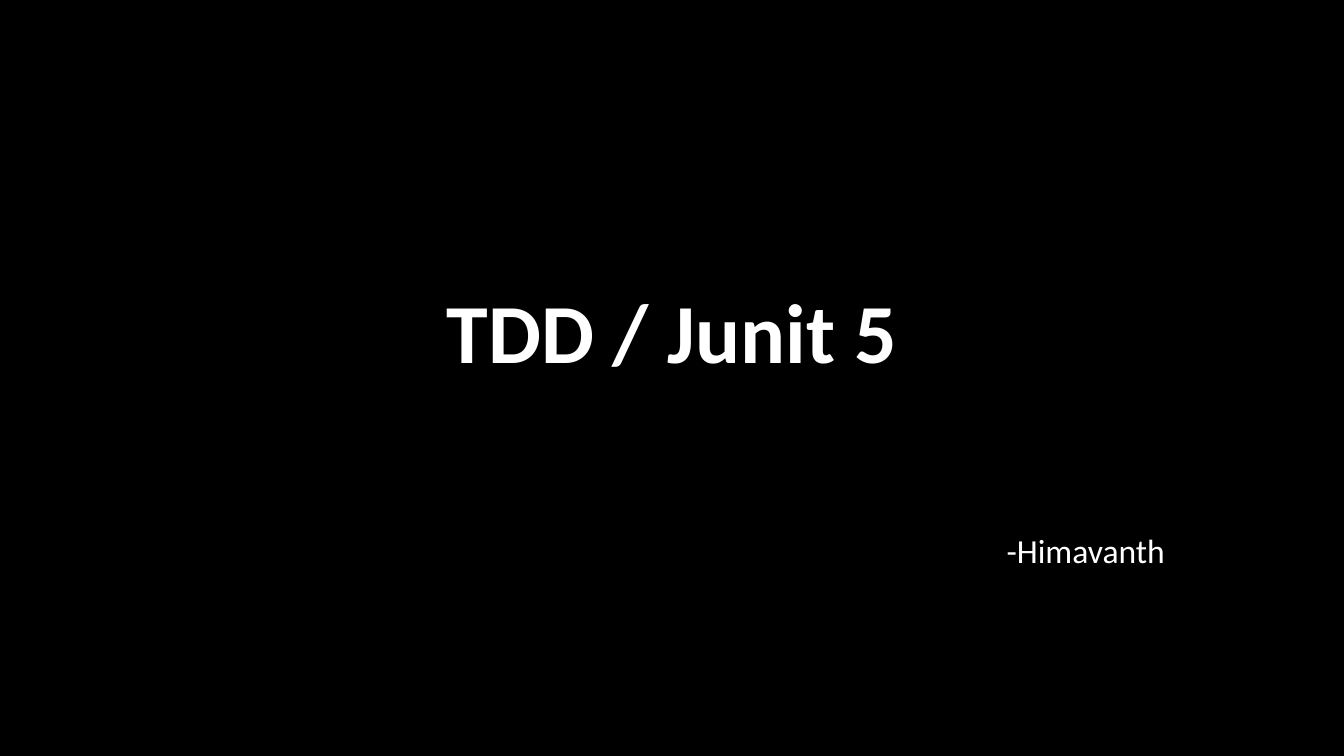
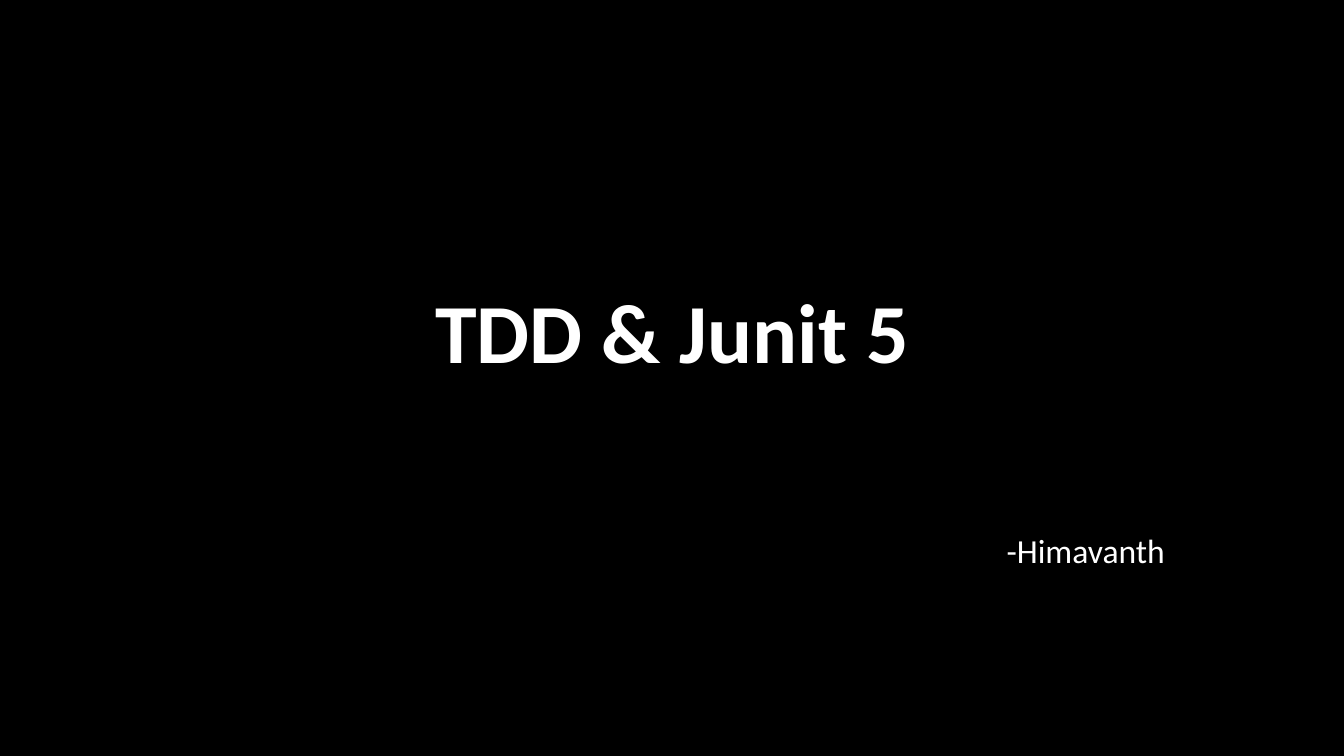
Before and after one commit to cdrHimavanth/Presentations, a slide deck: slide 1 of TDD WITH Junit 5 (23-6-2023)/TDD with Junit 5.pptx. Drawn at 1344x756 pixels with LibreOffice and Linux fonts; fonts in the diff are those of the drawing. Boxes give left, top, right and bottom in pixels: in the first picture for what was removed or moved away, otherwise in the second. Text is boxed around its words. In the diff, an @@ line names an element or a change of style, - is before the commit and + after.

```diff
--- a/TDD WITH Junit 5 (23-6-2023)/TDD with Junit 5.pptx
+++ b/TDD WITH Junit 5 (23-6-2023)/TDD with Junit 5.pptx
@@ title at (x1=435, y1=304, x2=909, y2=364): text changed @@
-TDD / Junit 5
+TDD & Junit 5
```
Also in this commit, not shown: 3 other slides changed, 6 slides added, 15 other files.
